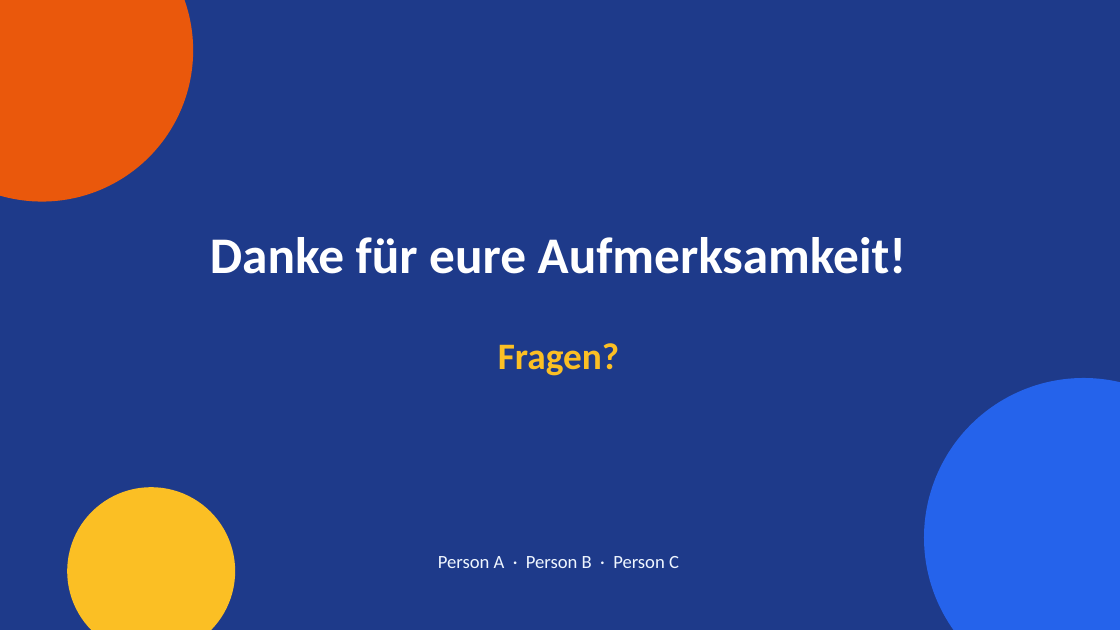
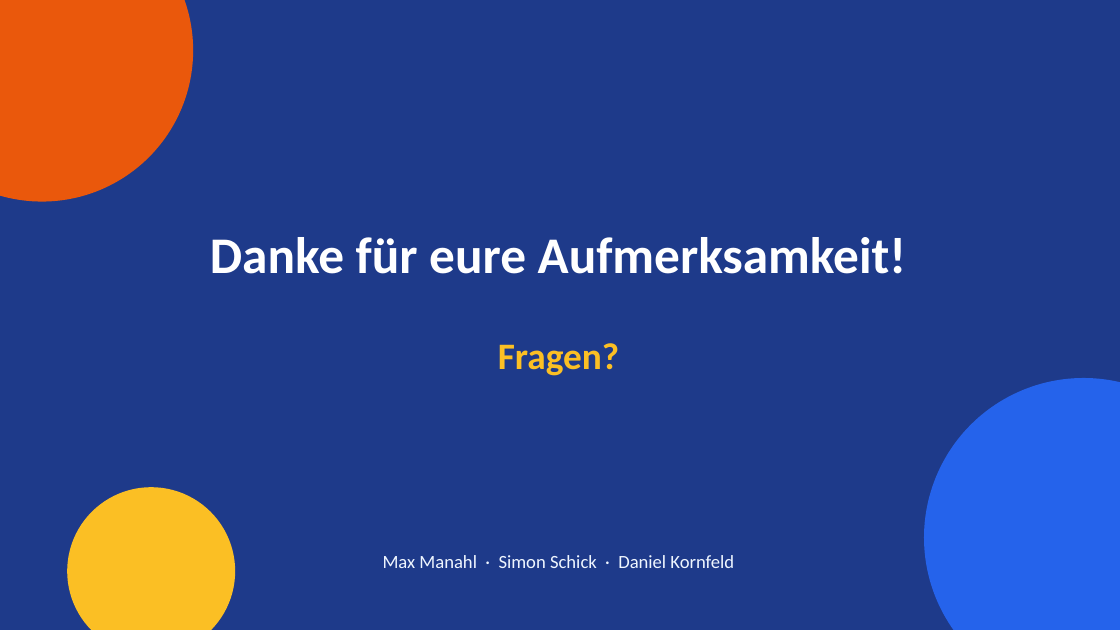
Before and after one commit to simonschick240308-hash/stuff4staff-upgrade, a slide deck: slide 18 of kombinatorik-praesentation/kombinatorik_praesentation.pptx. Drawn at 1120x630 pixels with LibreOffice and Linux fonts; fonts in the diff are those of the drawing. Boxes give left, top, right and bottom in pixels: in the first picture for what was removed or moved away, otherwise in the second. Text is boxed around its words. In the diff, an @@ line names an element or a change of style, - is before the commit and + after.

```diff
--- a/kombinatorik-praesentation/kombinatorik_praesentation.pptx
+++ b/kombinatorik-praesentation/kombinatorik_praesentation.pptx
@@ text at box(383, 555, 734, 568): text changed @@
-Person A · Person B · Person C
+Max Manahl · Simon Schick · Daniel Kornfeld
```
Also in this commit, not shown: 17 other slides changed, 5 other files.
